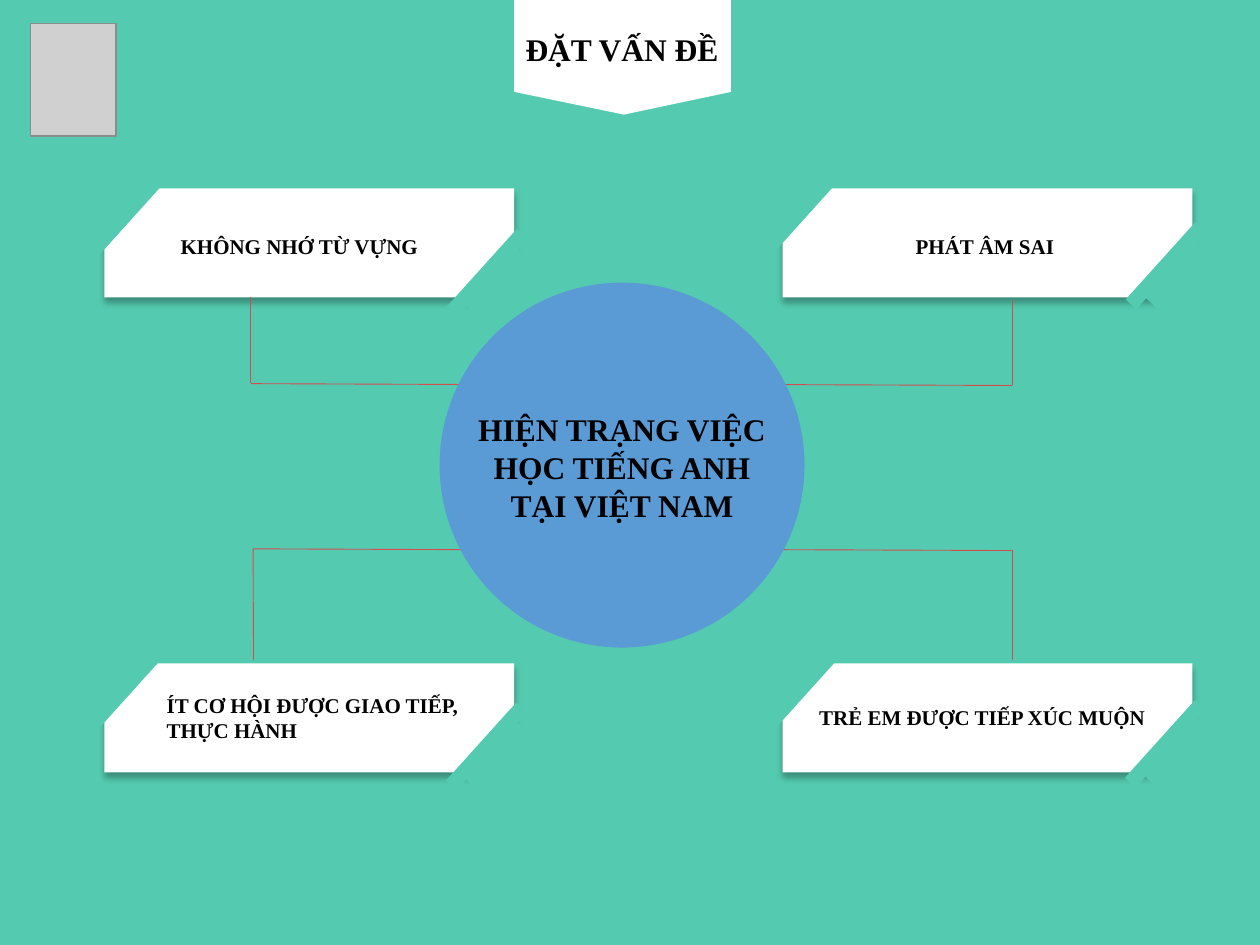
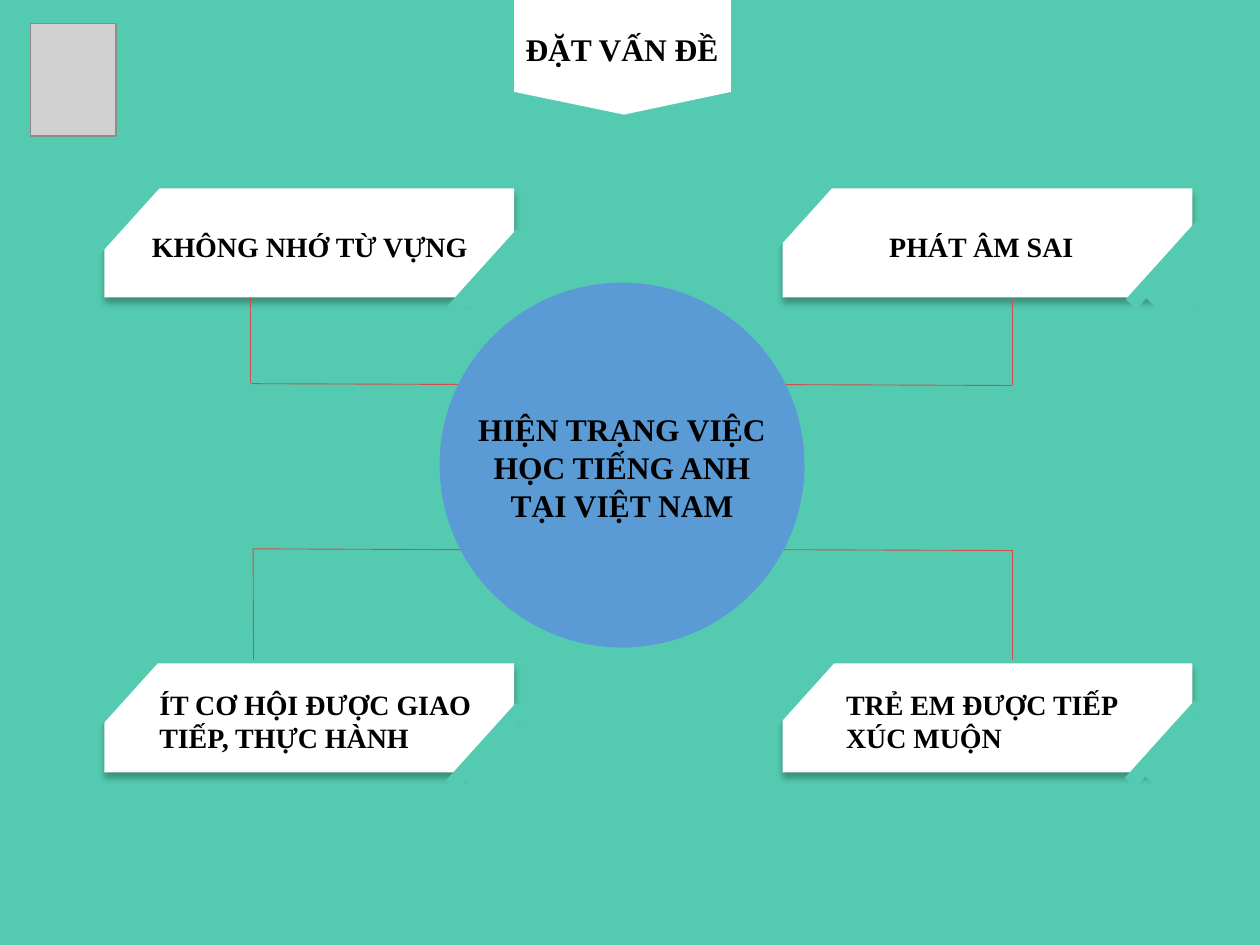
Before and after one commit to hung070996/DoAn, a slide deck: slide 3 of Englishor/Doc/DoAnPP.pptx. Drawn at 1260x945 pixels with LibreOffice and Linux fonts; fonts in the diff are those of the drawing; grey boxes stand for pictures. Boxes give left, top, right and bottom in pixels: in the first picture for what was removed or moved away, otherwise in the second. Text is boxed around its words. In the diff, an @@ line names an element or a change of style, - is before the commit and + after.

```diff
--- a/Englishor/Doc/DoAnPP.pptx
+++ b/Englishor/Doc/DoAnPP.pptx
@@ text "KHÔNG NHỚ TỪ VỰNG": place and size @@
-text "KHÔNG NHỚ TỪ VỰNG" at (181, 238, 417, 258)
+text "KHÔNG NHỚ TỪ VỰNG" at (152, 235, 467, 262)
@@ size 12 to 16 pt in 4 elements at (159, 693, 471, 754), (152, 235, 467, 262), (846, 693, 1118, 754), (889, 236, 1074, 258) @@
@@ text "PHÁT ÂM SAI": place and size @@
-text "PHÁT ÂM SAI" at (916, 238, 1054, 255)
+text "PHÁT ÂM SAI" at (889, 236, 1074, 258)
@@ text "ÍT CƠ HỘI ĐƯỢC GIAO ...": place and size @@
-text "ÍT CƠ HỘI ĐƯỢC GIAO ..." at (167, 696, 458, 742)
+text "ÍT CƠ HỘI ĐƯỢC GIAO ..." at (159, 693, 471, 754)
@@ text "TRẺ EM ĐƯỢC TIẾP XÚC ...": place and size @@
-text "TRẺ EM ĐƯỢC TIẾP XÚC ..." at (819, 709, 1144, 729)
+text "TRẺ EM ĐƯỢC TIẾP XÚC ..." at (846, 693, 1118, 754)
```
Also in this commit, not shown: 3 other slides changed, 2 slides added, 2 other files.
